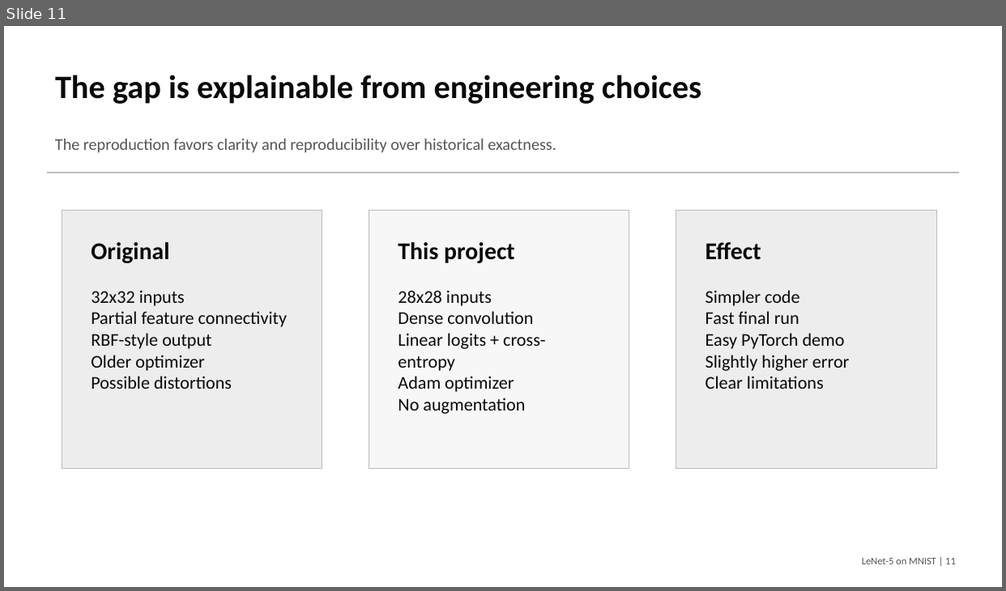
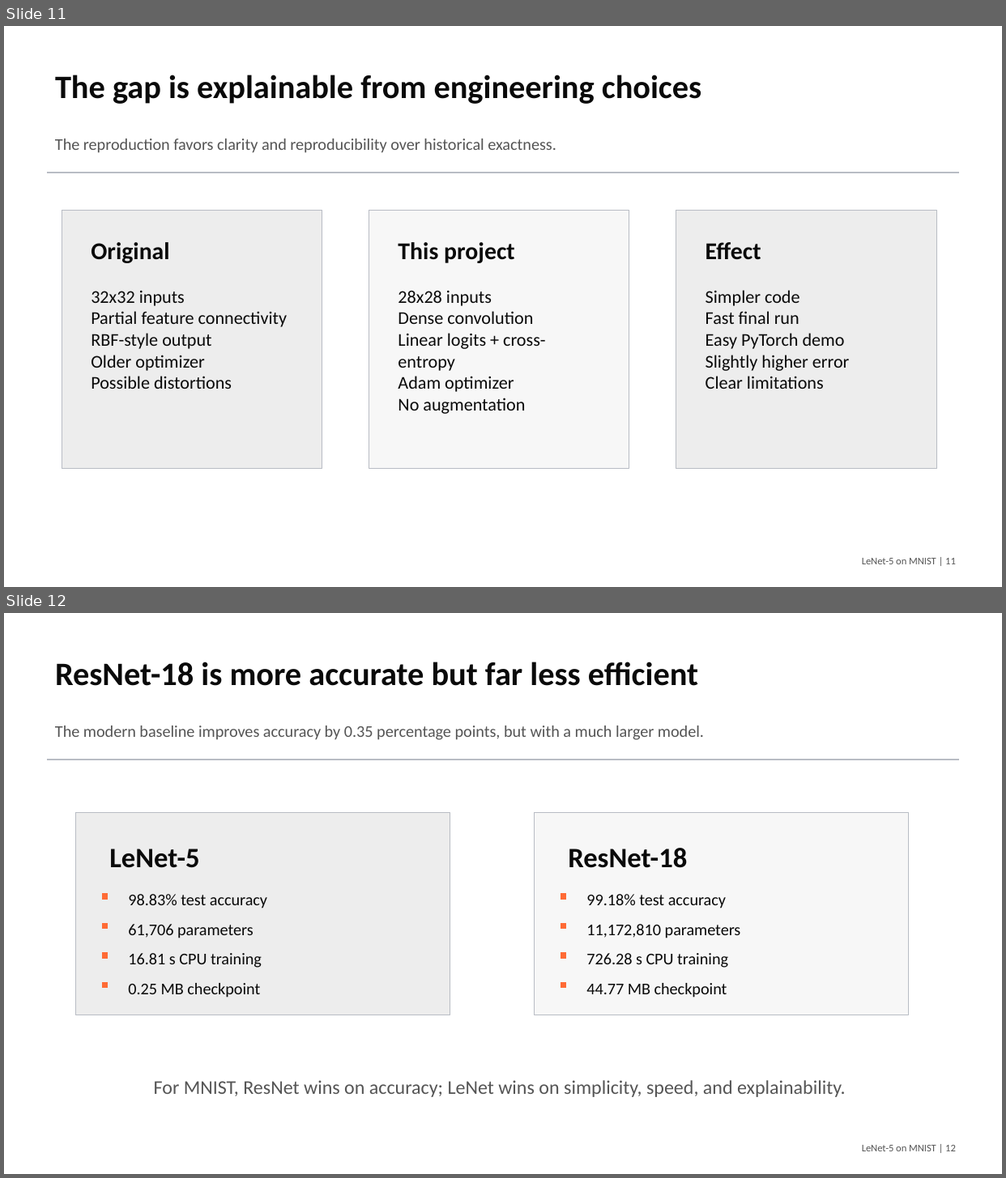
Before and after one commit to macbehnke/NN_funds_project, a slide deck: slides/LeNet5_MNIST_Final_Presentation.pptx. Shown one above the other, each under a label of ours: slide 11 before the commit, slides 11 and 12 after it. The pictures are 1006x591 and 1006x1178 pixels, drawn with LibreOffice and Linux fonts; fonts in the diff are those of the drawing. Boxes give left, top, right and bottom in pixels: in the first picture for what was removed or moved away, otherwise in the second. Text is boxed around its words. In the diff, an @@ line names an element or a change of style, - is before the commit and + after.

Commit message:
Update ResNet baseline comparison

```diff
--- a/slides/LeNet5_MNIST_Final_Presentation.pptx
+++ b/slides/LeNet5_MNIST_Final_Presentation.pptx
@@ slide 12 added at bbox=[4, 613, 1002, 1174], background #FFFFFF @@
@@ text added at bbox=[55, 662, 698, 686], 31.5 pt, text #0A0A0A, bold @@
+ResNet-18 is more accurate but far less efficient
@@ text added at bbox=[55, 726, 704, 740], 15.8 pt, text #555555 @@
+The modern baseline improves accuracy by 0.35 percentage points, but with a much larger model.
@@ rectangle added at bbox=[48, 760, 958, 760], fill #B8BCC4, outline #B8BCC4 0 pt @@
@@ rectangle added at bbox=[76, 813, 450, 1016], fill #EDEDED, outline #B8BCC4 0.75 pt @@
@@ rectangle added at bbox=[534, 813, 908, 1016], fill #F7F7F7, outline #B8BCC4 0.75 pt @@
@@ text added at bbox=[109, 849, 199, 868], 27 pt, text #0A0A0A, bold @@
+LeNet-5
@@ text added at bbox=[568, 848, 687, 868], 27 pt, text #0A0A0A, bold @@
+ResNet-18
@@ rectangle added at bbox=[102, 894, 108, 899], fill #FF6B35, outline #FF6B35 0 pt @@
@@ text added at bbox=[128, 894, 267, 909], 15.8 pt, text #0A0A0A @@
+98.83% test accuracy
@@ rectangle added at bbox=[561, 894, 566, 899], fill #FF6B35, outline #FF6B35 0 pt @@
@@ text added at bbox=[586, 894, 726, 909], 15.8 pt, text #0A0A0A @@
+99.18% test accuracy
@@ rectangle added at bbox=[102, 924, 108, 929], fill #FF6B35, outline #FF6B35 0 pt @@
@@ text added at bbox=[128, 924, 253, 939], 15.8 pt, text #0A0A0A @@
+61,706 parameters
@@ rectangle added at bbox=[561, 924, 566, 929], fill #FF6B35, outline #FF6B35 0 pt @@
@@ text added at bbox=[586, 924, 741, 939], 15.8 pt, text #0A0A0A @@
+11,172,810 parameters
@@ rectangle added at bbox=[102, 953, 108, 958], fill #FF6B35, outline #FF6B35 0 pt @@
@@ text added at bbox=[128, 953, 262, 968], 15.8 pt, text #0A0A0A @@
+16.81 s CPU training
@@ rectangle added at bbox=[561, 953, 566, 958], fill #FF6B35, outline #FF6B35 0 pt @@
@@ text added at bbox=[586, 953, 728, 968], 15.8 pt, text #0A0A0A @@
+726.28 s CPU training
@@ rectangle added at bbox=[102, 983, 108, 988], fill #FF6B35, outline #FF6B35 0 pt @@
@@ text added at bbox=[128, 983, 260, 998], 15.8 pt, text #0A0A0A @@
+0.25 MB checkpoint
@@ rectangle added at bbox=[561, 983, 566, 988], fill #FF6B35, outline #FF6B35 0 pt @@
@@ text added at bbox=[586, 983, 727, 998], 15.8 pt, text #0A0A0A @@
+44.77 MB checkpoint
@@ text added at bbox=[154, 1080, 846, 1097], 18.8 pt, text #555555 @@
+For MNIST, ResNet wins on accuracy; LeNet wins on simplicity, speed, and explainability.
@@ text added at bbox=[862, 1145, 956, 1152], 9.8 pt, text #555555 @@
+LeNet-5 on MNIST | 12
```
Also in this commit, not shown: 1 slide removed, 4 other files.
